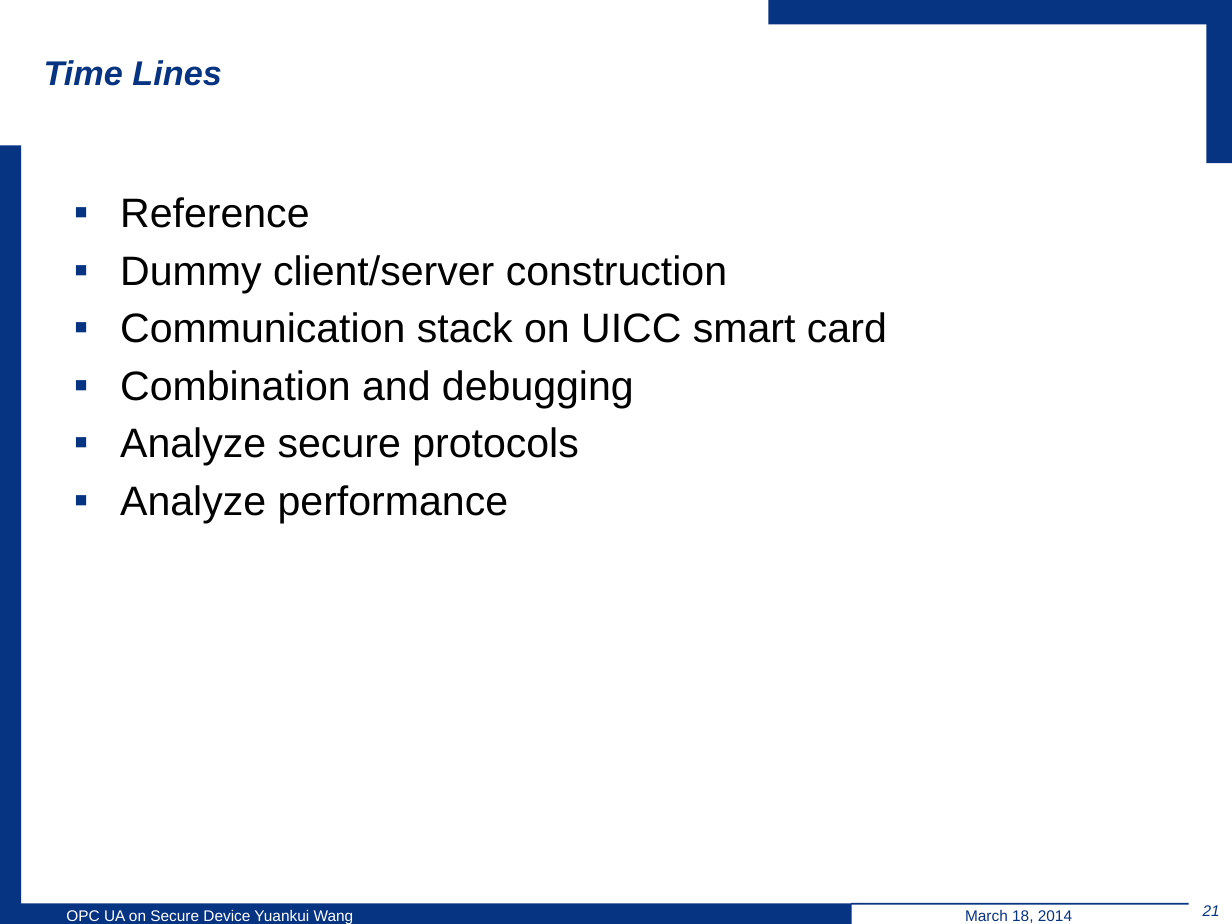
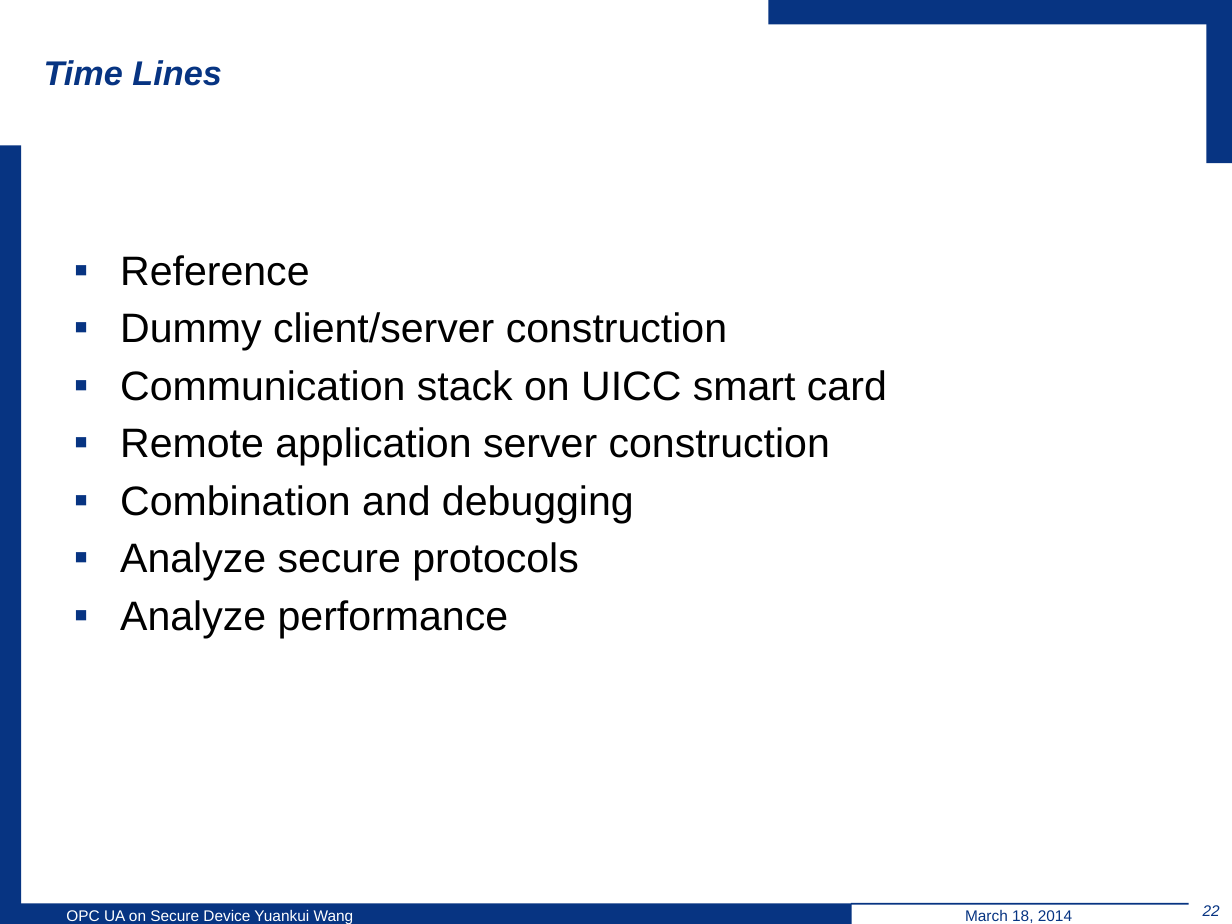
Before and after one commit to wsuetholz/opc-ua-wangyk-upb-morpho, a slide deck: slide 22 of ppt/Implementation Object Linking and Embedding for Processes Control.pptx (slide 21 before the commit). Drawn at 1232x924 pixels with LibreOffice and Linux fonts; fonts in the diff are those of the drawing; background and template pictures are left out. Boxes give left, top, right and bottom in pixels: in the first picture for what was removed or moved away, otherwise in the second. Text is boxed around its words. In the diff, an @@ line names an element or a change of style, - is before the commit and + after.

```diff
--- a/ppt/Implementation Object Linking and Embedding for Processes Control.pptx
+++ b/ppt/Implementation Object Linking and Embedding for Processes Control.pptx
@@ text at bbox=[120, 427, 830, 466]: paragraph added @@
+▪ Remote application server construction
@@ page number at bbox=[1203, 905, 1220, 916]: text changed @@
-21
+22
```
Also in this commit, not shown: 9 other slides changed, 1 slide added, 2 other files.
